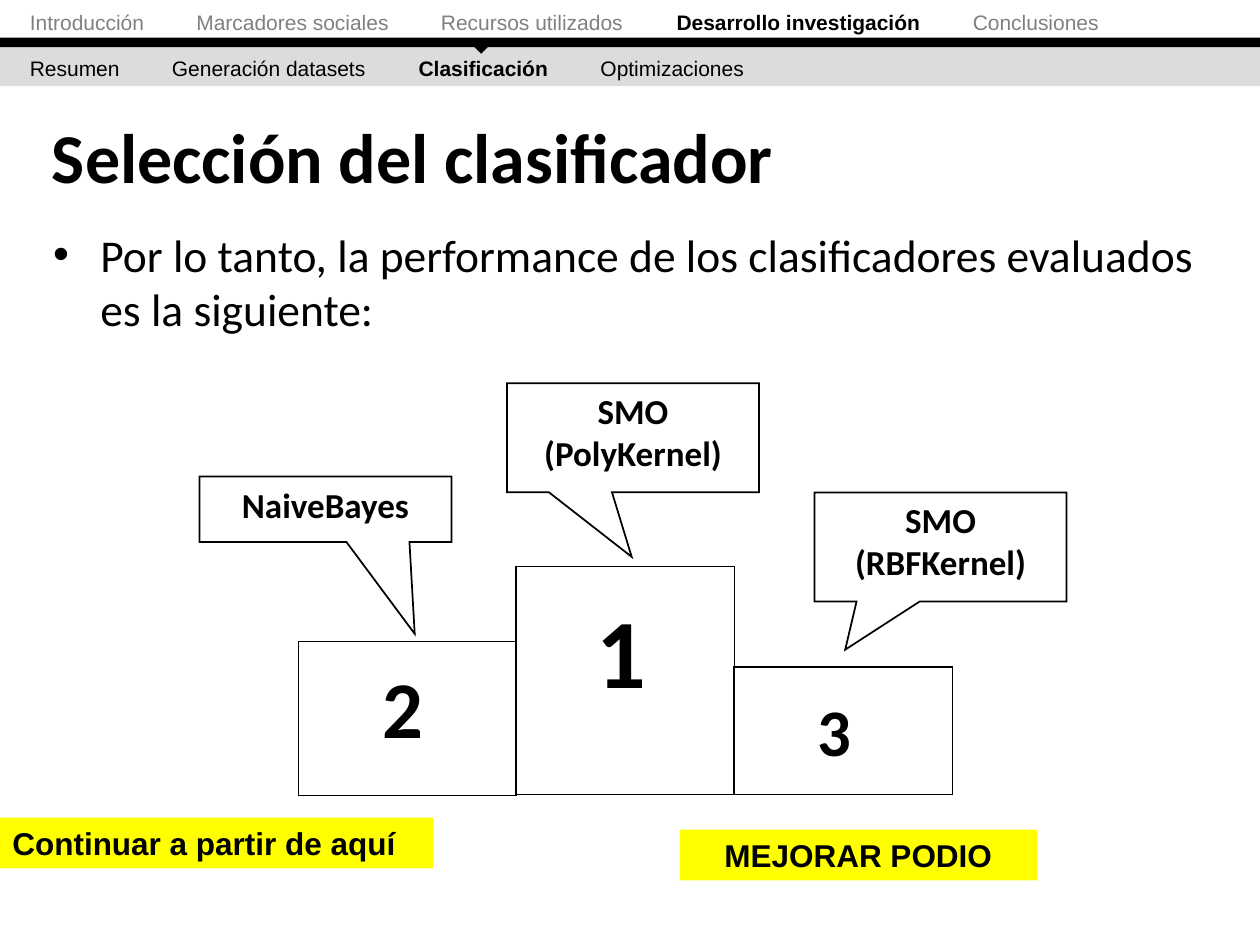
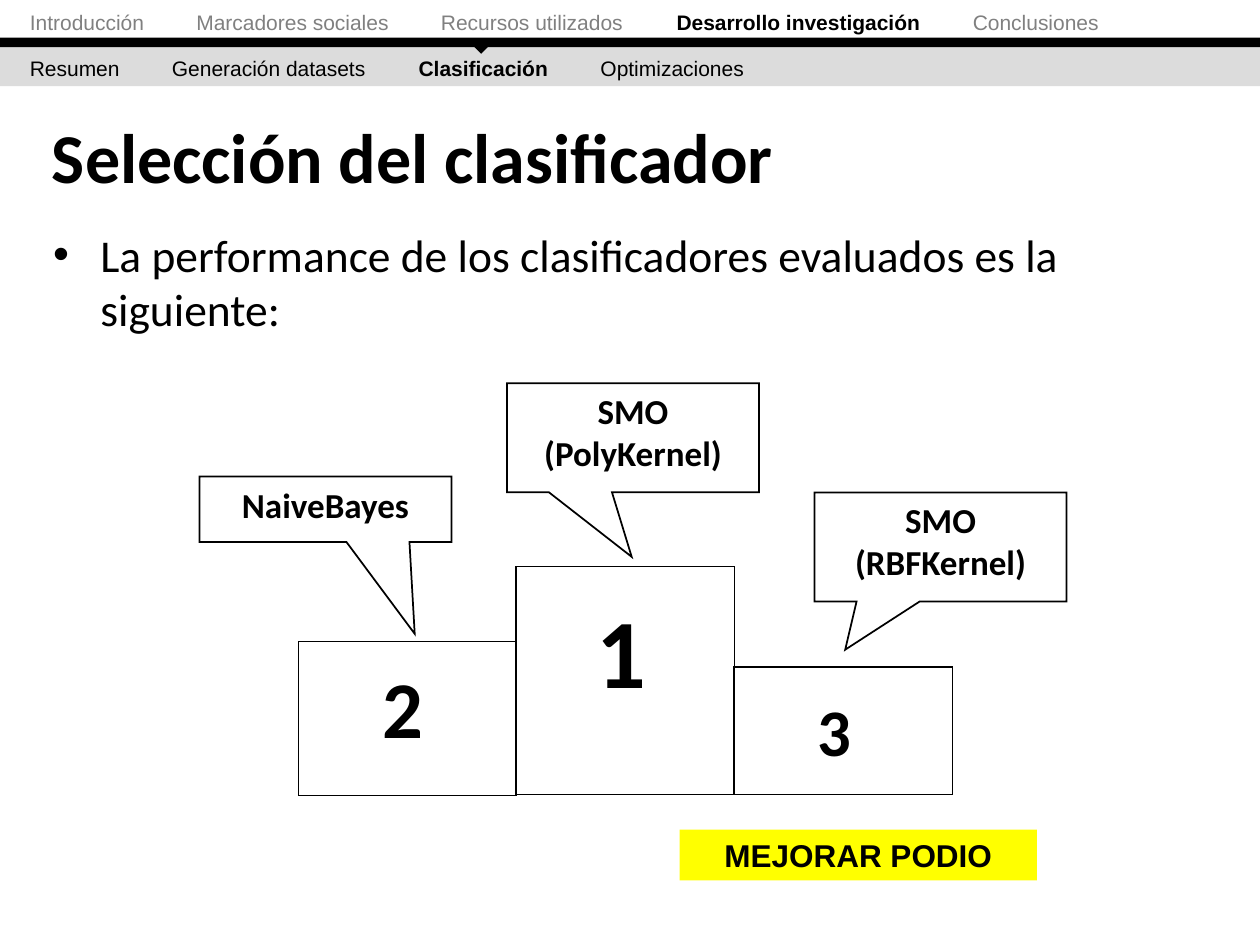
Before and after one commit to ak907kenai/nicotournetesis, a slide deck: slide 49 of docs_trunk/Presentación/Nicolás Tourné - Presentación Tesis (v2.1).ppt. Drawn at 1260x945 pixels with LibreOffice and Linux fonts; fonts in the diff are those of the drawing. Boxes give left, top, right and bottom in pixels: in the first picture for what was removed or moved away, otherwise in the second. Text is boxed around its words. In the diff, an @@ line names an element or a change of style, - is before the commit and + after.

```diff
--- a/docs_trunk/Presentación/Nicolás Tourné - Presentación Tesis (v2.1).ppt
+++ b/docs_trunk/Presentación/Nicolás Tourné - Presentación Tesis (v2.1).ppt
@@ text at bbox=[100, 240, 1057, 334]: text changed @@
-• Por lo tanto, la performance de los clasificadores evaluados es la siguiente:
+• La performance de los clasificadores evaluados es la siguiente:
@@ rectangle removed at bbox=[0, 818, 433, 868] @@
-Continuar a partir de aquí
```
Also in this commit, not shown: 4 other slides changed, 1 slide added, 1 other file.
